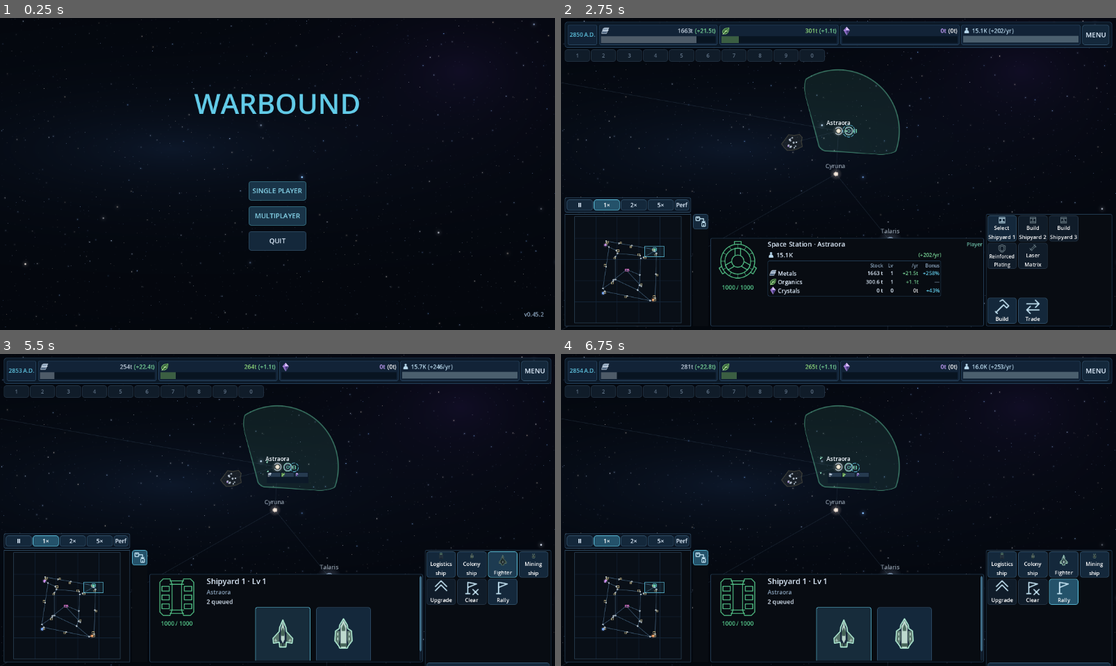
Above: before the commit, frames 1-4 (two rows, left to right).
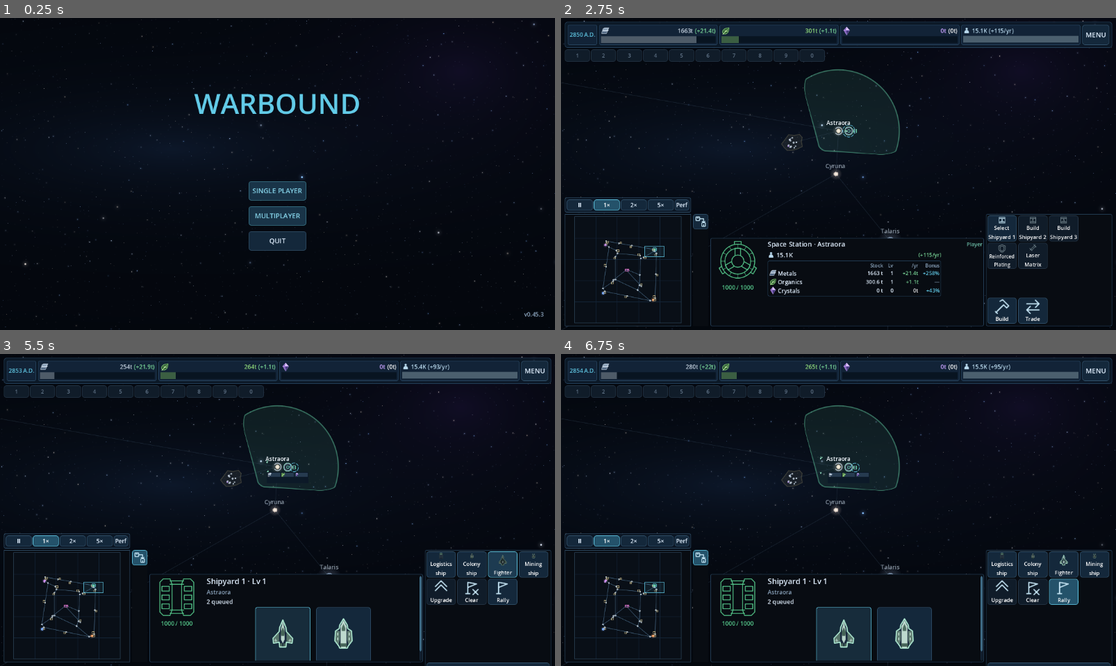
Above: after the commit, the same moments.

Repository: Allumnium/krangblade
Game: Godot game, scene res://scenes/main.tscn
Two runs of this game, one before a commit and one after it. Both use one fixed random seed, a clock stepped at 60 frames per second and the inputs below.
Inputs (mouse positions are in pixels of both pictures, inside the frame that each line leads up to):
- Up to frame 1 (0.25 s): no input
- Up to frame 2 (2.75 s): click "SINGLE PLAYER" at 0.5 s; click (927, 133) at 1.27 s; type "12" at 1.35 s; click "START MATCH" at 2 s
- Up to frame 3 (5.5 s): click (138, 556) at 2.75 s; click (438, 563) at 3.5 s; click (471, 563) at 4.27 s; click (505, 563) at 5.02 s
- Up to frame 4 (6.75 s): click (1093, 563) at 5.77 s; click (1066, 591) at 6.5 s

The runs differ from the first frame. In frame 1, less than 0.1% of the frame differs, in the area x 97-98%, y 94-96%; in frame 2, less than 0.1%; in frame 3, less than 0.1%; in frame 4, 0.1%, in the area x 21-82%, y 3-6%.

Commit message:
v0.45.3: Slow population growth and tie it to food reserves

Diff:
--- a/project.godot
+++ b/project.godot
@@ -3,7 +3,7 @@
 
 [application]
 config/name="Warbound"
-config/version="0.45.2"
+config/version="0.45.3"
 run/main_scene="res://scenes/main.tscn"
 config/features=PackedStringArray("4.7", "GL Compatibility")
 config/description="A multiplayer territory-control RTS prototype."
--- a/scripts/economy_rules.gd
+++ b/scripts/economy_rules.gd
@@ -25,7 +25,9 @@
 const ECO_HOUSING_ORGANICS: float = 0.2
 const ORBITAL_HOUSING_COST: Dictionary = {"Metals": 180.0}
 const COLONY_POPULATION: float = 40000.0
-const POPULATION_DOUBLING_YEARS: float = 30.0
+const POPULATION_DOUBLING_YEARS: float = 60.0
+# Fixed full-growth food reserve, independent of warehouse size and trade policy.
+const POPULATION_FOOD_RESERVE: float = 200.0
 const PRODUCTION_PER_LEVEL: float = 4.0
 const ORGANICS_PER_LEVEL: float = 4.0
 # Food production and demand both halve; population capacity stays unchanged.
@@ -559,6 +561,12 @@
 	var output: float = PRODUCTION_PER_LEVEL * level * production_modifier(planet, resource) * labor
 	return minf(output, PLANET_MINING_LIMIT) if MINED_RESOURCES.has(resource) else output
 
+static func food_growth_multiplier(planet: Dictionary) -> float:
+	# Orbital residents are self-sufficient; only terrestrial growth is food-limited.
+	if not has_planets(planet):
+		return 1.0
+	return clampf(float(planet["stock"].get("Organics", 0.0)) / POPULATION_FOOD_RESERVE, 0.0, 1.0)
+
 static func _update_population(planet: Dictionary, dt: float) -> void:
 	var eco: float = eco_population(planet)
 	if not has_planets(planet):
@@ -576,9 +584,9 @@
 	var decay: float = exp(-omega * dt)
 	var next: float = target + (error + slope * dt) * decay
 	var next_velocity: float = (velocity - omega * slope * dt) * decay
-	# Far below equilibrium, limit positive growth to a 30-year doubling.
+	# Far below equilibrium, limit positive growth to a 60-year doubling at full food reserves.
 	# Near capacity the damped response takes over without a hard population cap.
-	var growth_constant: float = log(2.0) / POPULATION_DOUBLING_YEARS
+	var growth_constant: float = log(2.0) / POPULATION_DOUBLING_YEARS * food_growth_multiplier(planet)
 	if current < habitation_capacity(planet):
 		growth_constant *= 1.0 - overpopulation_penalty(planet)
 	else:
--- a/scripts/match.gd
+++ b/scripts/match.gd
@@ -2815,7 +2815,7 @@
 				continue
 			var growth: float = float(p.get("demographic_rate", ECONOMY.population_growth(p)))
 			var crew: float = float(p.get("crew_rate", 0.0))
-			lines.append("%s · %.0f · %+.2f/yr\n  %+.2f demographic · %+.2f crews · %+.1f%% overpopulation penalty" % [_system_name(i), float(p["population"]), growth - crew, growth, -crew, -100.0 * ECONOMY.overpopulation_penalty(p)])
+			lines.append("%s · %.0f · %+.2f/yr\n  %+.2f demographic · %+.2f crews · %+.1f%% overpopulation · %+.1f%% food reserve" % [_system_name(i), float(p["population"]), growth - crew, growth, -crew, -100.0 * ECONOMY.overpopulation_penalty(p), -100.0 * (1.0 - ECONOMY.food_growth_multiplier(p))])
 		return "\n".join(lines)
 	var totals: Dictionary = ECONOMY.empire_totals(state, _me())
 	var lines: PackedStringArray = ["%s  ·  %.2f t stored" % [resource, float(totals["stock"][resource])],
@@ -2832,7 +2832,7 @@
 	if resource == "population":
 		var growth: float = float(p.get("demographic_rate", ECONOMY.population_growth(p)))
 		var crew: float = float(p.get("crew_rate", 0.0))
-		return "%s · %.0f people\n%+.2f/yr net\n%+.2f demographic change\n%+.2f ship crews\nOverpopulation penalty: %+.1f%%\nOrganics: %.2f produced / %.2f consumed per year\nEco-Housing: %.0f / %.0f residents · +%.2f t/yr Organics" % [_system_name(selected), float(p["population"]), growth - crew, growth, -crew, -100.0 * ECONOMY.overpopulation_penalty(p), ECONOMY.rate(p, "Organics"), ECONOMY.c …(103 unchanged characters)…
+		return "%s · %.0f people\n%+.2f/yr net\n%+.2f demographic change\n%+.2f ship crews\nOverpopulation penalty: %+.1f%%\nFood reserve growth penalty: %+.1f%% (%.2f / %.0f t for full growth)\nOrganics: %.2f produced / %.2f consumed per year\nEco-Housing: %.0f / %.0f residents · +%.2f t/yr Organics" % [_system_name(selected), float(p["population"]), growth - crew, growth, -crew, -100.0 * ECONOMY.overpopulation_penalty(p), -100.0 * (1.0 - ECONOMY.food_growth_multiplier(p)), float(p["stock"]["Organics"]), ECONOMY.POPULATION_FOOD_RESERVE, ECONOMY.rate(p, "Organics"), ECONOMY.c …(103 unchanged characters)…
 	var potential: float = ECONOMY.rate(p, resource)
 	var demand: float = ECONOMY.consumption(p, resource)
 	return "%s · %.2f t stored\nProduction: %.2f t/yr\nDemand: %.2f t/yr\nNet: %+.2f t/yr\nOutput: %.1f%% of baseline" % [resource, float(p["stock"][resource]), potential, demand, potential - demand, 100.0 * ECONOMY.production_modifier(p, resource)]
--- a/tests/economy_rules_test.gd
+++ b/tests/economy_rules_test.gd
@@ -668,13 +668,27 @@
 	assert(is_equal_approx(ECON.rate(home, "Metals"), baseline * 0.5))
 	home["population"] = ECON.HOME_POPULATION
 	assert(ECON.rate(home, "Organics") > ECON.organics_demand(home))
-	home["stock"]["Organics"] = 10000.0
-	for i in range(300):
+	home["stock"]["Organics"] = ECON.POPULATION_FOOD_RESERVE
+	assert(ECON.POPULATION_DOUBLING_YEARS == 60.0)
+	for i in range(600):
 		ECON._update_population(home, 0.1)
 	assert(float(home["population"]) > 19500.0 and float(home["population"]) <= 20000.01)
-	for i in range(300):
+	for i in range(600):
 		ECON._update_population(home, 0.1)
 	assert(float(home["population"]) > 39000.0 and float(home["population"]) <= 40000.02)
+	# Food reserve affects only positive terrestrial growth, independently of storage tier.
+	for fraction in [0.0, 0.25, 0.5, 0.75, 1.0, 2.0]:
+		var sample: Dictionary = home.duplicate(true)
+		sample["population"] = ECON.HOME_POPULATION
+		sample["population_velocity"] = 1000.0
+		sample["stock"]["Organics"] = fraction * ECON.POPULATION_FOOD_RESERVE
+		var expected: float = minf(fraction, 1.0)
+		assert(is_equal_approx(ECON.food_growth_multiplier(sample), expected))
+		sample["warehouse_level"] = 3
+		assert(is_equal_approx(ECON.food_growth_multiplier(sample), expected))
+		var growth_constant: float = log(2.0) / 60.0 * expected * (1.0 - ECON.overpopulation_penalty(sample))
+		ECON._update_population(sample, 1.0)
+		assert(is_equal_approx(float(sample["population"]), ECON.HOME_POPULATION * exp(growth_constant)))
 	# Convergence is damped from either side; no overshoot for fixed capacity.
 	var prior: float = float(home["population"])
 	for i in range(300):
@@ -719,6 +733,7 @@
 	home["population"] = capacity
 	home["population_velocity"] = 0.0
 	home["stock"]["Metals"] = 1000.0
+	home["stock"]["Organics"] = ECON.POPULATION_FOOD_RESERVE
 	assert(ECON.enqueue(demographics, 1, 0, "production", "Organics"))
 	ECON.step(demographics, 20.0)
 	assert(int(home["levels"]["Organics"]) == 2)
@@ -739,7 +754,7 @@
 	assert(largest - smallest > 1000.0 and largest - smallest < 30000.0)
 	assert(smallest > 270000.0 and largest < 330000.0)
 	assert(ECON.current_year(demographics) == 3273)
-	print("PASS: 30-year doubling, critically damped population, food shortage, farm upgrades and year clock")
+	print("PASS: 60-year doubling, food reserve modifier, warehouse independence, damped population, food shortage, farm upgrades and year clock")
 
 	# Visual planet count loosely follows system richness, without modifying state.
 	var poor: Dictionary = {"abundance": {"Metals": 0.0, "Crystals": 0.0}, "bonuses": {"Organics": 1.0}}
@@ -3089,9 +3104,10 @@
 	ECON._finish(state, index, p, job)
 	for resource in ECON.RESOURCES:
 		p["stock"][resource] = 0.0
+	assert(ECON.food_growth_multiplier(p) == 1.0)
 	ECON._update_population(p, 1.0)
-	assert(float(p["population"]) > 9500.0 and float(p["population"]) < 10000.0)
-	ECON._update_population(p, 30.0)
+	assert(is_equal_approx(float(p["population"]), 9500.0 * exp(log(2.0) / 60.0)))
+	ECON._update_population(p, 60.0)
 	assert(float(p["population"]) == 10000.0)
 	assert(ECON.consumption(p, "Organics") == 0.0)
 	assert(ECON.overpopulation_penalty(p) == 0.0)
Not shown, changed: AGENTS.md
Not shown, changed: THOUGHTS.md
Not shown, changed: TODO.md
